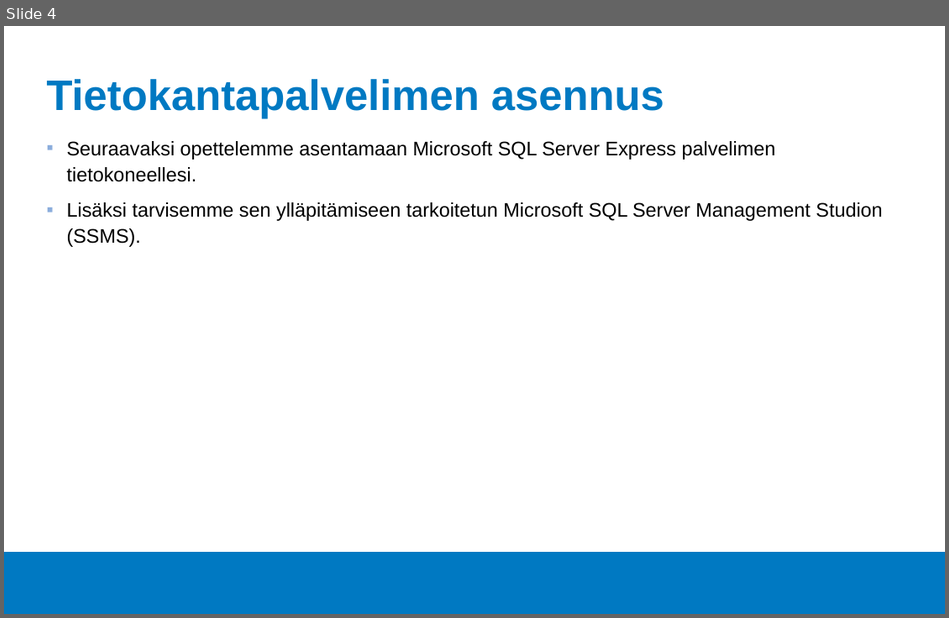
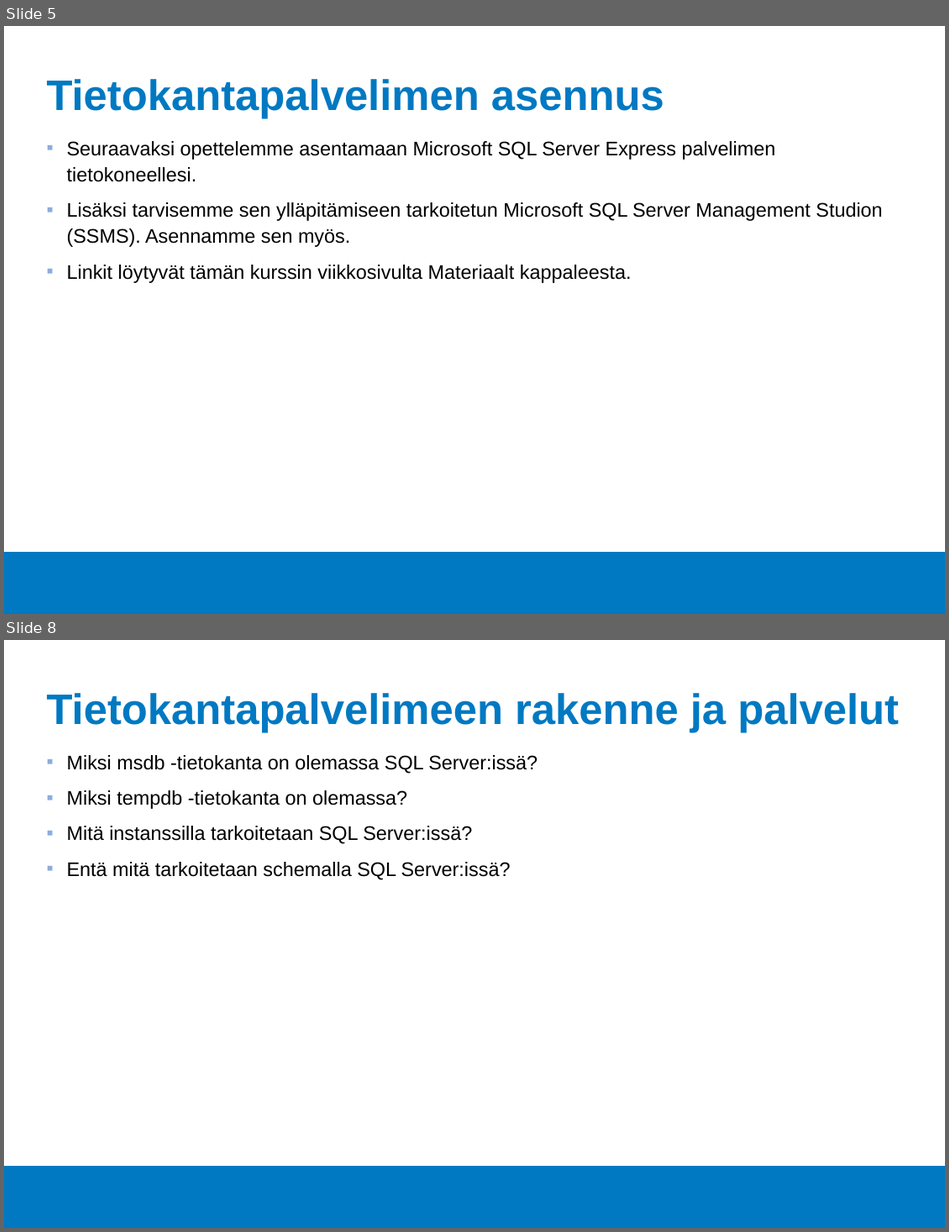
Before and after one commit to Tietokantahallinta/Tietokantahallinta.github.io, a slide deck: luennot/viikko01/Luentokalvot_01.odp. Shown one above the other, each under a label of ours: slide 4 before the commit, slides 5 and 8 after it; the slides between them are not shown. The pictures are 949x618 and 949x1232 pixels, drawn with LibreOffice and Linux fonts; fonts in the diff are those of the drawing; background and template pictures are left out. Boxes give left, top, right and bottom in pixels: in the first picture for what was removed or moved away, otherwise in the second. Text is boxed around its words. In the diff, an @@ line names an element or a change of style, - is before the commit and + after.

```diff
--- a/luennot/viikko01/Luentokalvot_01.odp
+++ b/luennot/viikko01/Luentokalvot_01.odp
@@ slide 8 added at bbox=[4, 640, 945, 1228], background #FFFFFF; not listed: 1 template element that a slide beside it also shows @@
@@ title added at bbox=[47, 693, 899, 733], 36 pt, text #0079C2, bold @@
+Tietokantapalvelimeen rakenne ja palvelut
@@ text added at bbox=[67, 755, 537, 880], 16.6 pt, text #000000 @@
+▪ Miksi msdb -tietokanta on olemassa SQL Server:issä?
+▪ Miksi tempdb -tietokanta on olemassa?
+▪ Mitä instanssilla tarkoitetaan SQL Server:issä?
+▪ Entä mitä tarkoitetaan schemalla SQL Server:issä?
@@ what was slide 4 is now slide 5 @@
@@ slide 5 changed as well @@
@@ text at bbox=[67, 202, 882, 283]: text changed @@
-▪ Lisäksi tarvisemme sen ylläpitämiseen tarkoitetun Microsoft SQL Server Management Studion (SSMS).
+▪ Lisäksi tarvisemme sen ylläpitämiseen tarkoitetun Microsoft SQL Server Management Studion (SSMS). Asennamme sen myös.
+▪ Linkit löytyvät tämän kurssin viikkosivulta Materiaalt kappaleesta.
```
Also in this commit, not shown: 6 other slides changed, 1 other slide added, 2 other files.
